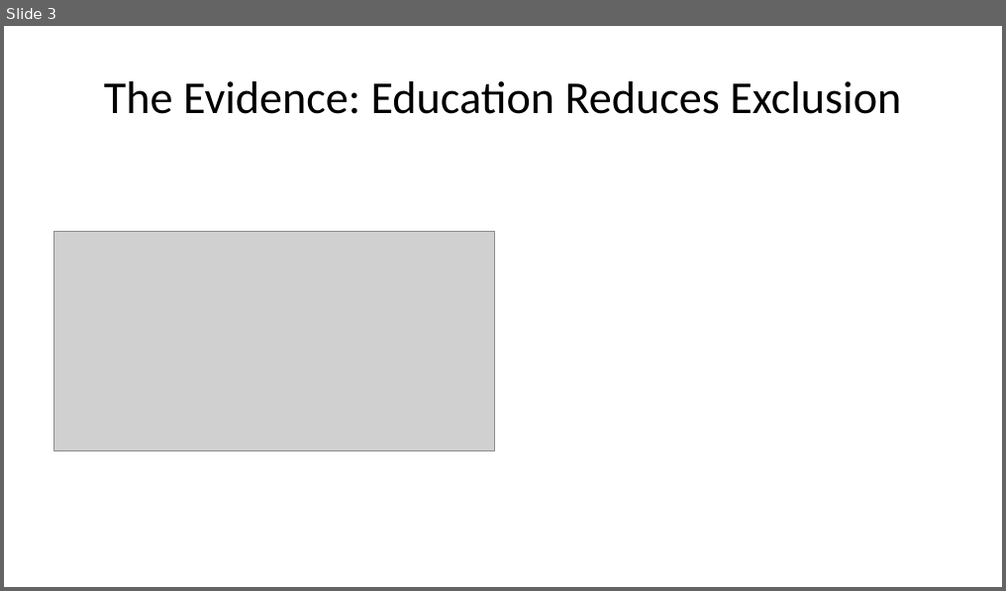
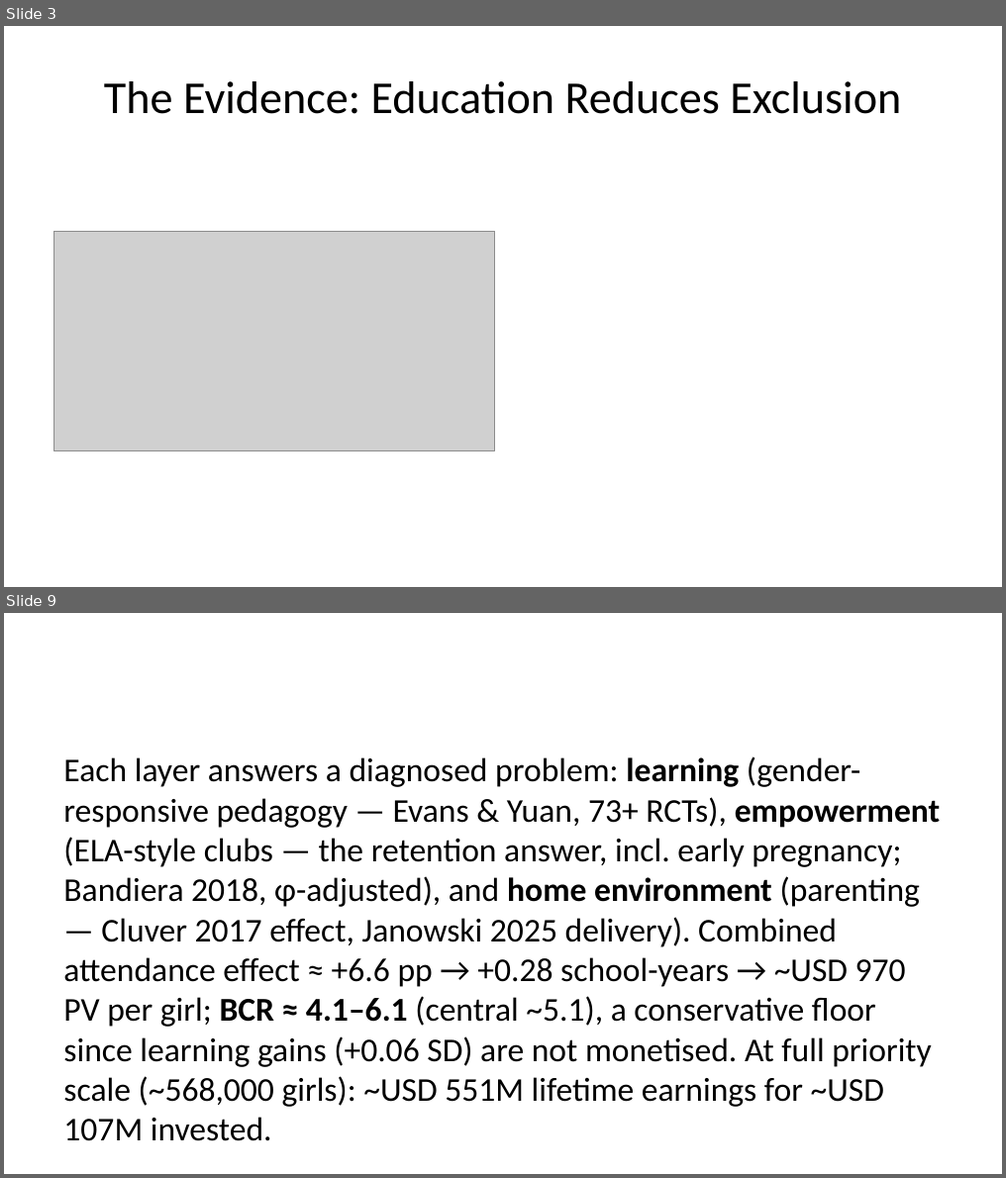
Before and after one commit to hgrueso/nepal-cost-of-inaction, a slide deck: reports/nepal_slides_short.pptx. Shown one above the other, each under a label of ours: slide 3 before the commit, slides 3 and 9 after it; the slides between them are not shown. The pictures are 1006x591 and 1006x1178 pixels, drawn with LibreOffice and Linux fonts; fonts in the diff are those of the drawing; grey boxes stand for pictures. Boxes give left, top, right and bottom in pixels: in the first picture for what was removed or moved away, otherwise in the second. Text is boxed around its words. In the diff, an @@ line names an element or a change of style, - is before the commit and + after.

```diff
--- a/reports/nepal_slides_short.pptx
+++ b/reports/nepal_slides_short.pptx
@@ slide 9 added at (4,613,1002,1174), background #FFFFFF @@
@@ text added at (63,757,940,1107), 24 pt, text #000000 @@
+Each layer answers a diagnosed problem: learning (gender-responsive pedagogy — Evans & Yuan, 73+ RCTs), empowerment (ELA-style clubs — the retention answer, incl. early pregnancy; Bandiera 2018, φ-adjusted), and home environment (parenting — Cluver 2017 effect, Janowski 2025 delivery). Combined attendance effect ≈ +6.6 pp → +0.28 school-years → ~USD 970 PV per girl; BCR ≈ 4.1–6.1 (central ~5.1), a conservative floor since learning gains (+0.06 SD) are not monetised. At full priority scale (~568,000 girls): ~USD 551M lifetime earnings for ~USD 107M invested.
```
Also in this commit, not shown: 3 slides changed, 3 other slides added, 4 other files.
